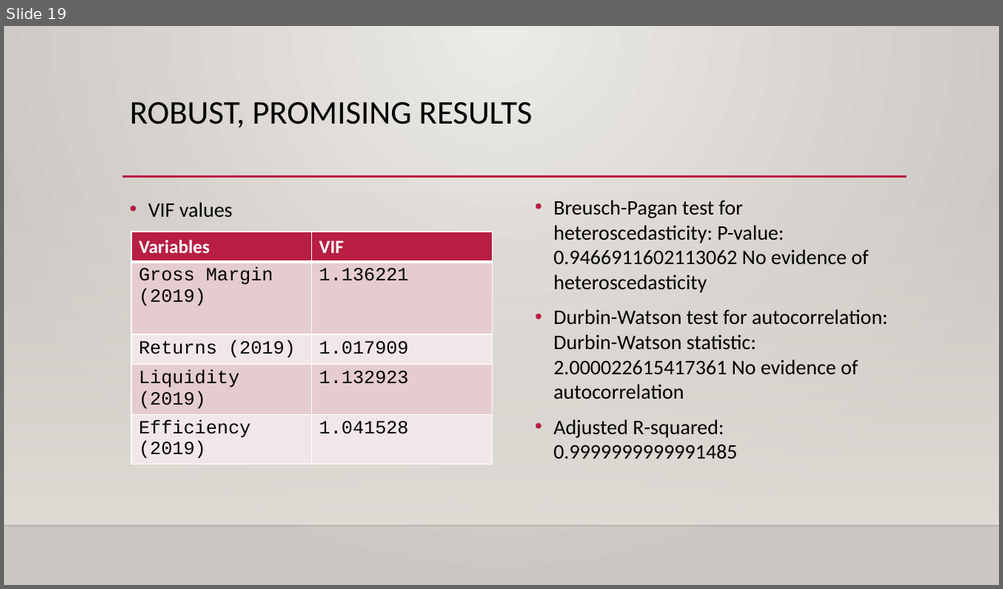
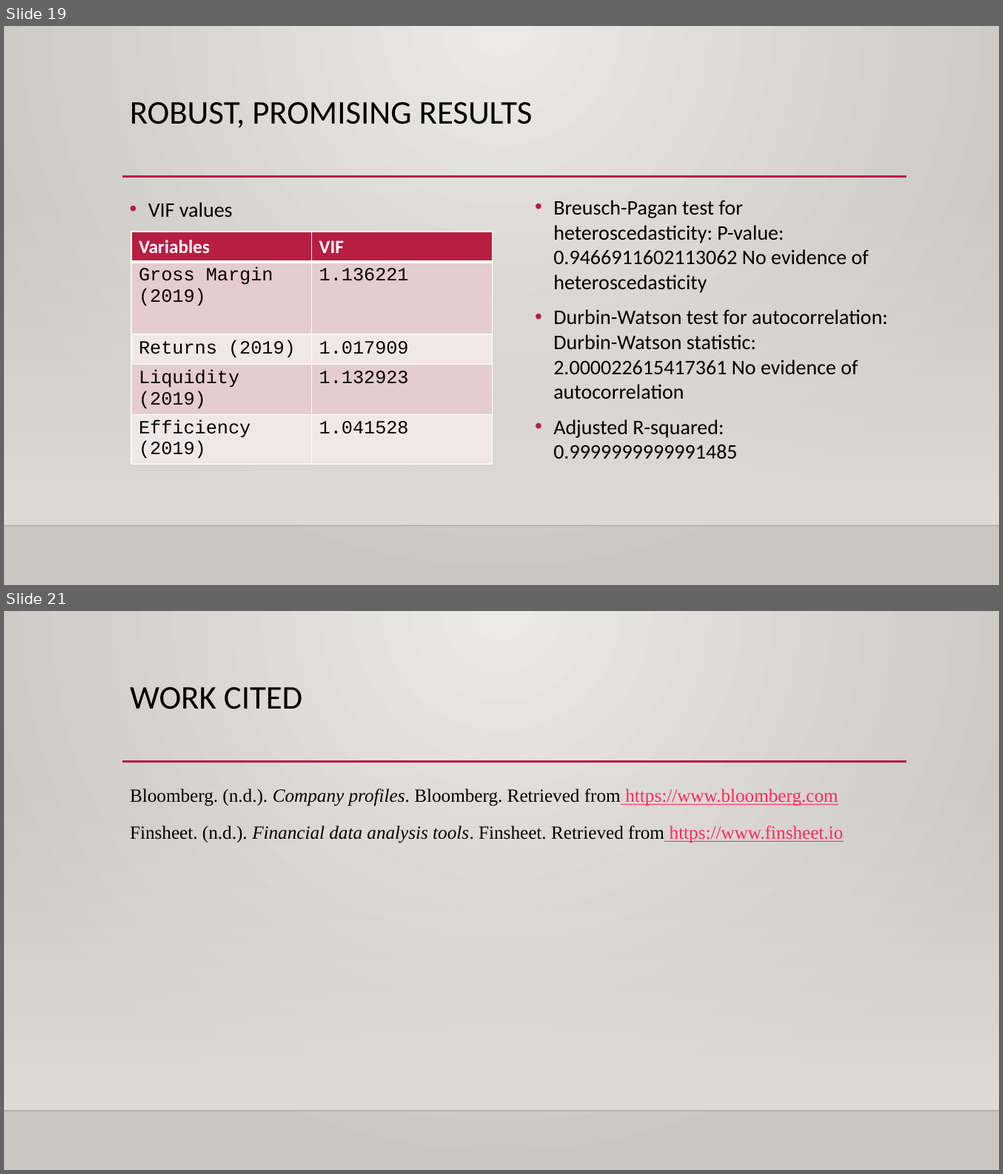
Before and after one commit to Iingxaki/Key-Financial-Indicators-Stock-Forecasting-DS450, a slide deck: Unlocking Stock Performance Insights.pptx. Shown one above the other, each under a label of ours: slide 19 before the commit, slides 19 and 21 after it; the slides between them are not shown. The pictures are 1003x589 and 1003x1174 pixels, drawn with LibreOffice and Linux fonts; fonts in the diff are those of the drawing; background and template pictures are left out. Boxes give left, top, right and bottom in pixels: in the first picture for what was removed or moved away, otherwise in the second. Text is boxed around its words. In the diff, an @@ line names an element or a change of style, - is before the commit and + after.

```diff
--- a/Unlocking Stock Performance Insights.pptx
+++ b/Unlocking Stock Performance Insights.pptx
@@ slide 21 added at bbox=[4, 611, 999, 1170], background gradient #ECEAE7 to #CAC7C1; not listed: 3 template elements that a slide beside it also shows @@
@@ title added at bbox=[130, 687, 302, 709], 32 pt, text #000000 @@
+WORK CITED
@@ text added at bbox=[130, 789, 843, 843], 18 pt, text #000000 @@
+Bloomberg. (n.d.). Company profiles. Bloomberg. Retrieved from https://www.bloomberg.com
+Finsheet. (n.d.). Financial data analysis tools. Finsheet. Retrieved from https://www.finsheet.io
```
